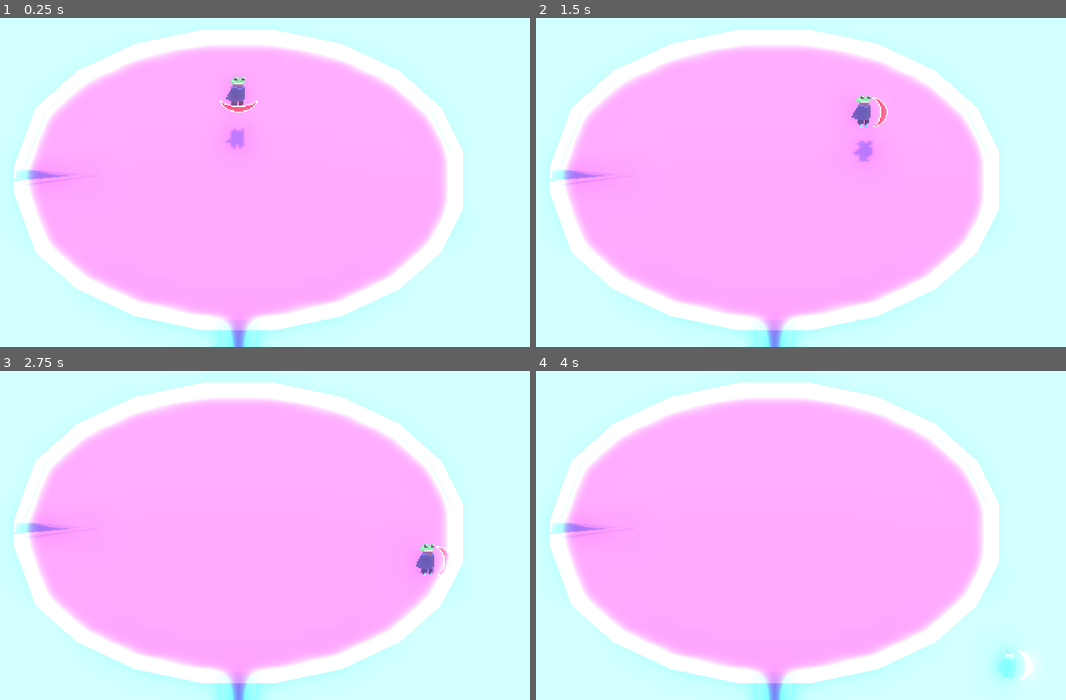
Above: before the commit, frames 1-4 (two rows, left to right).
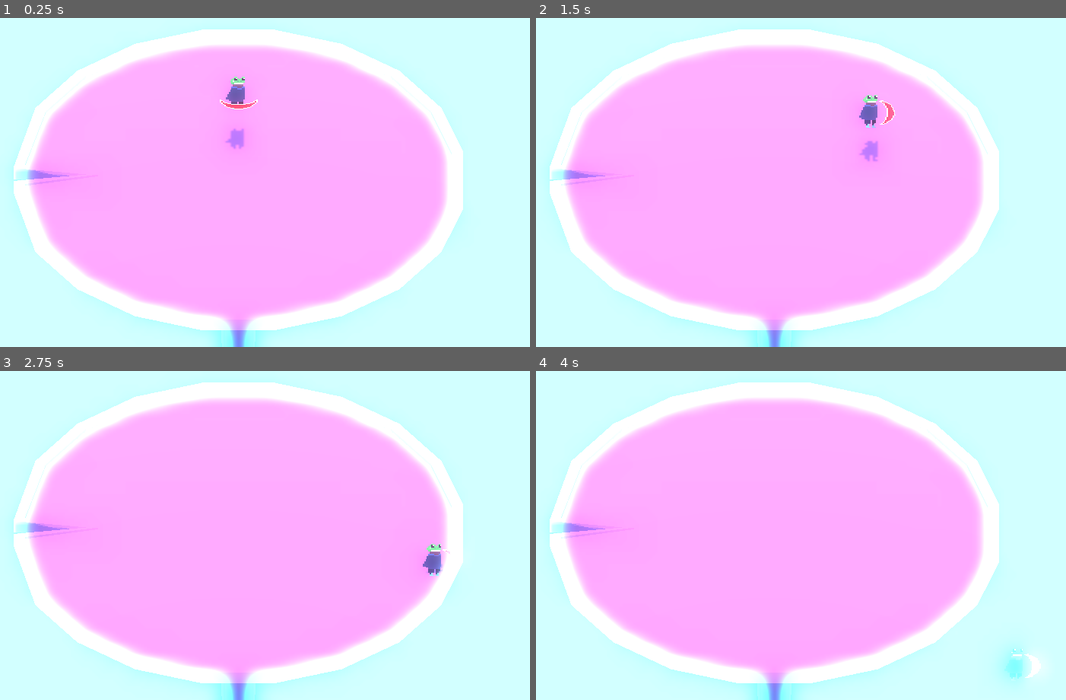
Above: after the commit, the same moments.

Repository: Brainthread/FrogGame
Game: Godot game, scene res://scenes/test.tscn
Two runs of this game, one before a commit and one after it. Both use one fixed random seed, a clock stepped at 60 frames per second and the inputs below.
Inputs (mouse positions are in pixels of both pictures, inside the frame that each line leads up to):
- Up to frame 1 (0.25 s): no input
- Up to frame 2 (1.5 s): move the mouse to (901, 159) at 0.52 s; hold D (right) 0.53-1.28 s; hold Space (jump) 0.53-1.28 s; click (901, 159) at 0.6 s; move the mouse to (647, 192) at 1.27 s; hold S (down) from 1.28 s (still down); tap Space (jump) at 1.35 s
- Up to frame 3 (2.75 s): tap Space (jump) at 1.52, 1.82 s; click (111, 545) at 1.55 s; move the mouse to (291, 453) at 2.02 s; release S (down) at 2.03 s; hold D (right) from 2.03 s (still down); hold Space (jump) from 2.03 s (still down); click (291, 453) at 2.1 s
- Up to frame 4 (4 s): move the mouse to (737, 598) at 2.77 s; release D (right) at 2.78 s; release Space (jump) at 2.78 s; hold Up (up) 2.78-3.53 s; click (737, 598) at 2.85 s; tap Space (jump) at 3.02, 3.32 s; move the mouse to (949, 581) at 3.52 s; hold A (left) from 3.53 s (still down); hold Space (jump) from 3.53 s (still down)

The runs differ from the first frame. In frame 1, 0.1% of the frame differs, in the area x 41-49%, y 24-29%; in frame 2, 0.6%, in the area x 59-68%, y 23-44%; in frame 3, 0.3%; in frame 4, 0.4%.

Commit message:
Do slash effects

Diff:
--- a/scenes/test.tscn
+++ b/scenes/test.tscn
@@ -88,12 +88,13 @@
 airborne_state = NodePath("../Airborne")
 ground_attack_state = NodePath("../GroundAttack")
 
-[node name="GroundAttack" type="Node3D" parent="Character/StateMachine" node_paths=PackedStringArray("slash_hitbox", "jump_state", "airborne_state", "ground_state")]
+[node name="GroundAttack" type="Node3D" parent="Character/StateMachine" node_paths=PackedStringArray("slash_hitbox", "slash_fx", "jump_state", "airborne_state", "ground_state")]
 script = ExtResource("4_yk7ts")
-slice_movement_force = 7.0
+slice_movement_force = 9.0
 attack_time = 0.3
 slice_movement_curve = SubResource("Curve_at5dv")
 slash_hitbox = NodePath("../../Hitboxes/hitbox_slash")
+slash_fx = NodePath("../../Slash-fx")
 jump_state = NodePath("../Jump")
 airborne_state = NodePath("../Airborne")
 ground_state = NodePath("../Grounded")
@@ -114,7 +115,6 @@
 shape = SubResource("SphereShape3D_ppyta")
 
 [node name="Hitboxes" type="Node3D" parent="Character"]
-transform = Transform3D(0.9781476, 0.2079117, 0, -0.2079117, 0.9781476, 0, 0, 0, 1, 0, 0, 0)
 
 [node name="hitbox_slash" type="Area3D" parent="Character/Hitboxes"]
 script = ExtResource("7_uacia")
@@ -123,12 +123,17 @@
 transform = Transform3D(1, 0, 0, 0, 1, 0, 0, 0, 1, 0.46287537, 0, 0)
 shape = SubResource("BoxShape3D_uacia")
 
-[node name="Sprite3D" type="Sprite3D" parent="Character/Hitboxes/hitbox_slash"]
-transform = Transform3D(-2.1855695e-07, -5, -2.1855695e-07, 0, -2.1855695e-07, 5, -5, 2.1855695e-07, 9.553427e-15, 0.5614467, -0.122033596, 0)
+[node name="Hurtbox" type="Node3D" parent="Character"]
+
+[node name="Slash-fx" type="Node3D" parent="Character"]
+
+[node name="Node3D" type="Node3D" parent="Character/Slash-fx"]
+transform = Transform3D(0.97814757, 0.20791169, 0, -0.20791169, 0.97814757, 0, 0, 0, 1, 0, 0, 0)
+
+[node name="Sprite3D" type="Sprite3D" parent="Character/Slash-fx/Node3D"]
+transform = Transform3D(-2.1378098e-07, -4.8907385, -1.0395588, -4.544055e-08, -1.0395588, 4.8907385, -5, 2.1855695e-07, 9.553427e-15, 0.57455003, -0.002635479, 0)
 texture_filter = 0
 texture = ExtResource("7_jcd4p")
-
-[node name="Hurtbox" type="Node3D" parent="Character"]
 
 [node name="Camera3D" type="Camera3D" parent="."]
 transform = Transform3D(-4.37114e-08, -0.642788, 0.766044, 0, 0.766044, 0.642788, -1, 2.80972e-08, -3.34849e-08, 12.3352, 9.19101, 0.196168)
--- a/scripts/statemachines/player/states/PlayerGroundAttackState.gd
+++ b/scripts/statemachines/player/states/PlayerGroundAttackState.gd
@@ -8,6 +8,7 @@
 @export var slice_movement_curve:Curve
 var attack_direction:Vector3
 @export var slash_hitbox:Node3D
+@export var slash_fx:Node3D
 
 @export var jump_state:PlayerJumpState
 @export var airborne_state:PlayerAirborneState
@@ -35,6 +36,7 @@
 	attack_timer += _delta;
 
 	set_hitbox_rotation();
+	set_slash_rotation();
 
 	if attack_timer >= attack_time:
 		attack_timer = 0
@@ -51,6 +53,11 @@
 	slash_hitbox.rotation = Vector3(slash_hitbox.rotation.x, angle, slash_hitbox.rotation.z);
 	pass
 
+func set_slash_rotation():
+	var dir:Vector2 = Vector2(attack_direction.z, attack_direction.x);
+	var angle = -atan2(dir.x, dir.y);
+	slash_fx.rotation = Vector3(slash_fx.rotation.x, angle, slash_fx.rotation.z);
+	pass
 
 func _state_physics_update(_delta: float):
 	pass
Not shown, added: models/croc.blend.import
